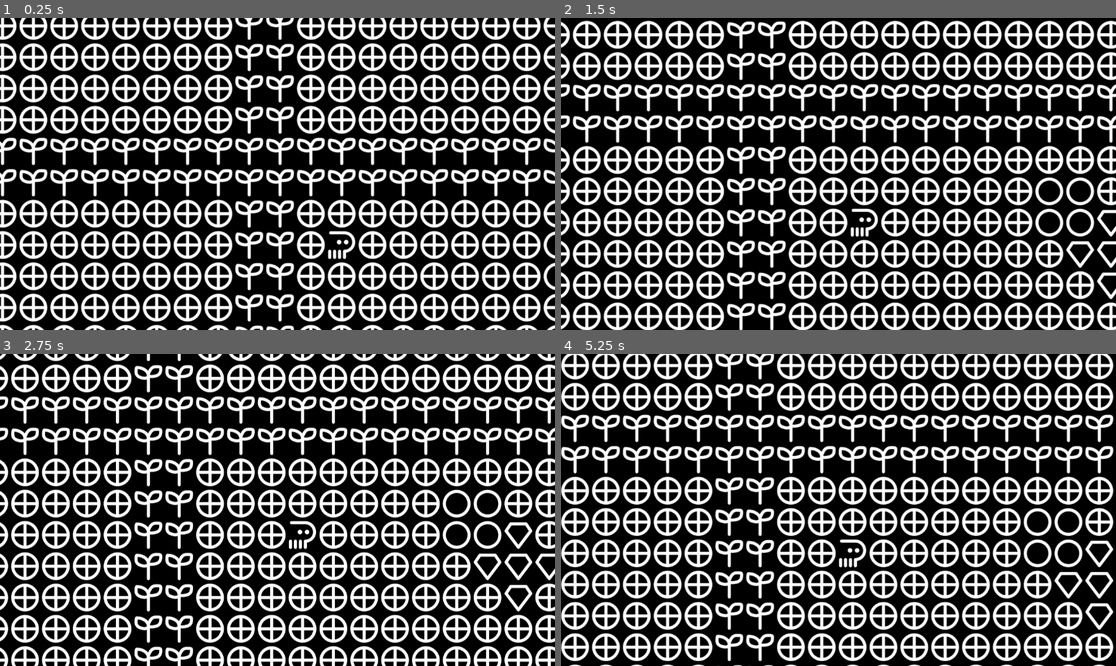
Above: before the commit, frames 1-4 (two rows, left to right).
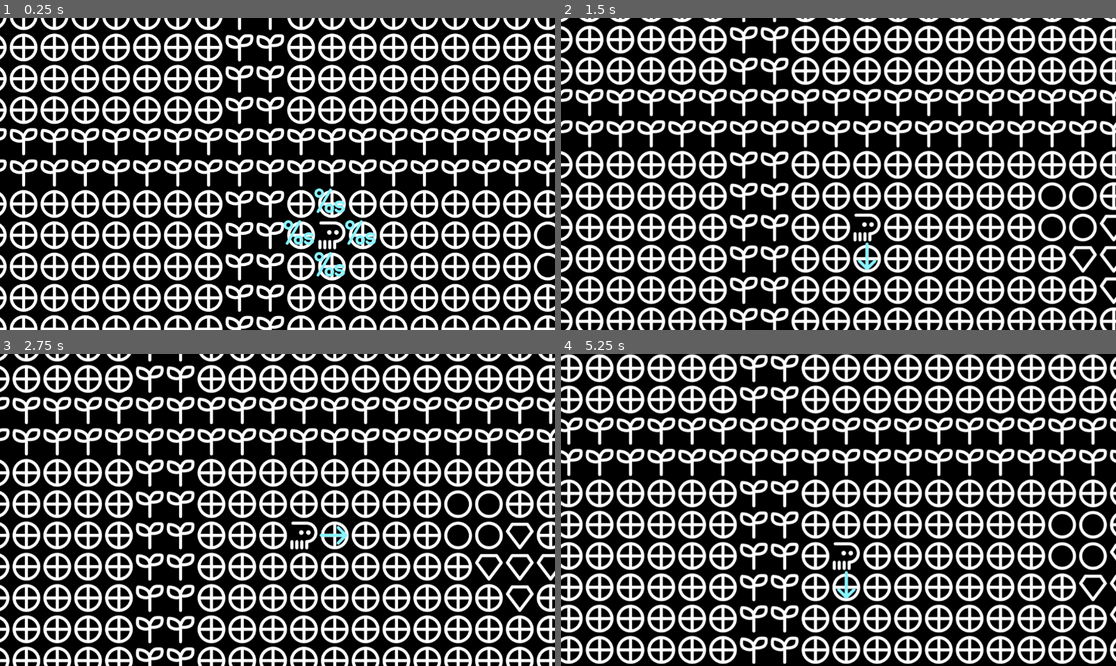
Above: after the commit, the same moments.

Repository: samgcode/text-based-jam-2026
Game: Godot game, scene res://game.tscn
The game is run twice, just before and just after one commit, with the same random seed, the same clock (stepped at 60 frames per second) and the same inputs.
Inputs:
- Up to frame 1 (0.25 s): no input
- Up to frame 2 (1.5 s): hold Right (right) 0.53-1.28 s; tap C (action1, bound only after the commit) at 0.6, 1.35 s; hold Down (down) from 1.28 s (still down)
- Up to frame 3 (2.75 s): release Down (down) at 2.03 s; hold Right (right) from 2.03 s (still down); tap C (action1, bound only after the commit) at 2.1 s
- Up to frame 4 (5.25 s): release Right (right) at 2.78 s; hold Up (up) 2.78-3.53 s; tap C (action1, bound only after the commit) every 0.75 s from 2.85 to 5.1 s; hold Left (left) 3.53-5.03 s; hold Down (down) from 5.03 s (still down)

The runs differ from the first frame. In frame 1, 56% of the frame differs, in the area x 0-100%, y 0-100%; in frame 2, 61%; in frame 3, 33%; in frame 4, 59%.

Commit message:
add facing direction system
+ add facing label
+ add staged movement system
+ detect target tile

Diff:
--- a/game.gd
+++ b/game.gd
@@ -7,6 +7,9 @@
 const DOWN = "down"
 const LEFT = "left"
 const RIGHT = "right"
+const ACTION1 = "action1"
+
+const FACING = "  |%s|  \n%s|  |%s\n  |%s|  "
 
 const visible_radius = Vector2(13, 8);
 
@@ -21,7 +24,8 @@
 var collidable;
 
 var player_pos: Vector2 = Vector2(2, 2)
-var camera_target: Vector2 = Vector2(0, 0)
+var camera_target: Vector2 = Vector2(128, 128)
+var facing_dir: Vector2 = Vector2(0, 0)
 
 # Called when the node enters the scene tree for the first time.
 func _ready() -> void:
@@ -36,31 +40,58 @@
 	collidable = map_data["collidable"]
 
 	map[player_pos.y][player_pos.x] = player
+
+	$FacingLabel.text = FACING
 	update_map()
 
 # Called every frame. 'delta' is the elapsed time since the previous frame.
-func _process(delta: float) -> void:
-	var input_dir = Vector2(0,0)
-	if Input.is_action_just_pressed(UP):
-		input_dir.y = -1
-	if Input.is_action_just_pressed(DOWN):
-		input_dir.y = 1
-	if Input.is_action_just_pressed(LEFT):
-		input_dir.x = -1
-	if Input.is_action_just_pressed(RIGHT):
-		input_dir.x = 1
-	update_player(input_dir)
+func _process(_delta: float) -> void:
+	var input_dir = Vector2.ZERO
+	if Input.is_action_just_pressed(UP): input_dir.y = -1
+	if Input.is_action_just_pressed(DOWN): input_dir.y = 1
+	if Input.is_action_just_pressed(LEFT): input_dir.x = -1
+	if Input.is_action_just_pressed(RIGHT): input_dir.x = 1
+
+	if input_dir != Vector2.ZERO:
+		facing_dir = input_dir
+		update_facing()
+
+	if Input.is_action_just_pressed(ACTION1):
+		update_player()
 
 	$Camera.position = lerp($Camera.position, camera_target, camera_smoothing)
 
-func update_player(input_dir: Vector2):
+func update_player():
 	map[player_pos.y][player_pos.x] = init_map[player_pos.y][player_pos.x]
-	player_pos += input_dir
+	player_pos += facing_dir
 	if collidable.has(map[player_pos.y][player_pos.x]):
-		player_pos -= input_dir
+		player_pos -= facing_dir
 	camera_target = player_pos * 64 + Vector2(32, 32)
 	map[player_pos.y][player_pos.x] = player
 	update_map()
+	update_facing()
+
+func update_facing():
+	var target_tile = map[player_pos.y+facing_dir.y][player_pos.x+facing_dir.x]
+	var replacement = ["  ", "  ", "  ", "  "]
+	var angles = [180, 90, -90, 0]
+	var dir = 0;
+
+	if facing_dir.y == 1: dir = 3
+	elif facing_dir.y == -1: dir = 0
+	elif facing_dir.x == 1: dir = 2
+	elif facing_dir.x == -1: dir = 1
+
+	$FacingLabel.rotation = 0
+	var indicator = ""
+	if collidable.has(target_tile): indicator = "ala"
+	else:
+		indicator = "ni"
+		$FacingLabel.rotation = radians(angles[dir])
+		dir = 3
+
+	replacement[dir] = indicator
+	$FacingLabel.text = FACING % replacement
 
 func update_map():
 	var map_text: String = ""
@@ -77,3 +108,7 @@
 
 	$Map.text = map_text
 	$Map.position = camera_target - visible_radius*64
+	$FacingLabel.position = camera_target - Vector2.ONE * 64
+
+func radians(deg: float) -> float:
+	return deg * PI/180
--- a/game.tscn
+++ b/game.tscn
@@ -15,4 +15,27 @@
 text = "sinalukintawasitelennilasinaponatawami
 wilemilasinapilinponaa"
 
+[node name="FacingLabel" type="Label" parent="."]
+anchors_preset = 8
+anchor_left = 0.5
+anchor_top = 0.5
+anchor_right = 0.5
+anchor_bottom = 0.5
+offset_left = -96.0
+offset_top = -109.5
+offset_right = 96.0
+offset_bottom = 109.5
+grow_horizontal = 2
+grow_vertical = 2
+pivot_offset = Vector2(96, 109.5)
+theme_override_colors/font_color = Color(0.53, 0.96083325, 1, 1)
+theme_override_constants/line_spacing = -23
+theme_override_fonts/font = ExtResource("1_80nbo")
+theme_override_font_sizes/font_size = 64
+text = "ni|ni|ni
+ni|ni|ni
+ni|ni|ni"
+horizontal_alignment = 1
+vertical_alignment = 1
+
 [node name="Camera" type="Camera2D" parent="."]
--- a/project.godot
+++ b/project.godot
@@ -41,6 +41,11 @@
 "events": [Object(InputEventKey,"resource_local_to_scene":false,"resource_name":"","device":-1,"window_id":0,"alt_press …(195 unchanged characters)…
 ]
 }
+action1={
+"deadzone": 0.2,
+"events": [Object(InputEventKey,"resource_local_to_scene":false,"resource_name":"","device":-1,"window_id":0,"alt_pressed":false,"shift_pressed":false,"ctrl_pressed":false,"meta_pressed":false,"pressed":false,"keycode":0,"physical_keycode":67,"key_label":0,"unicode":99,"location":0,"echo":false,"script":null)
+]
+}
 
 [rendering]
 
Not shown, changed: map.txt
